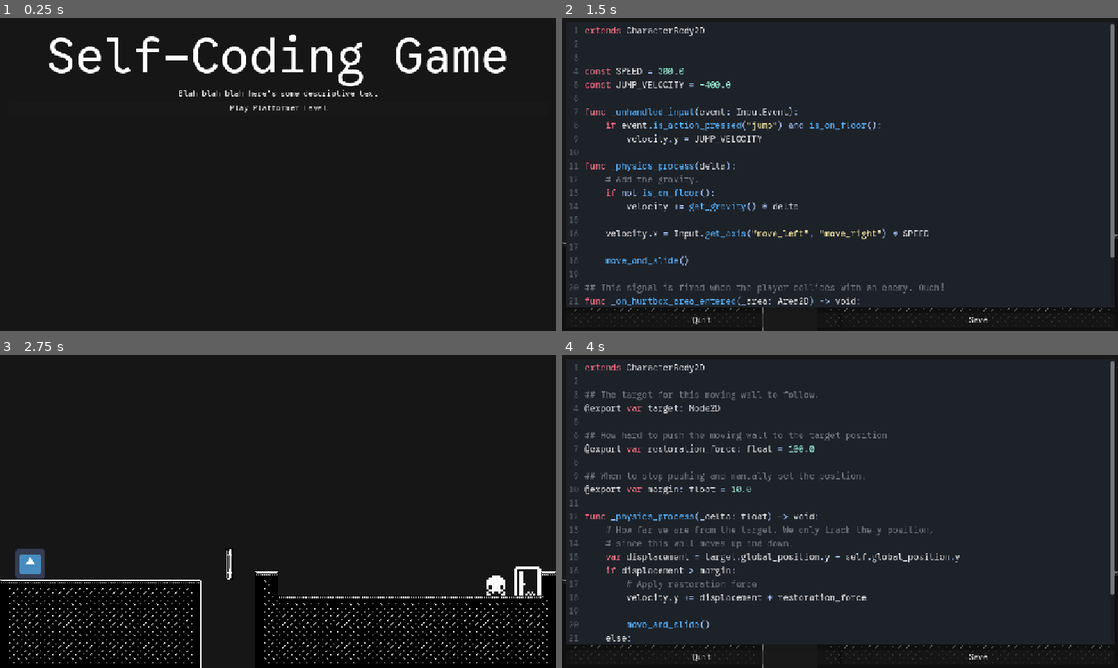
Above: before the commit, frames 1-4 (two rows, left to right).
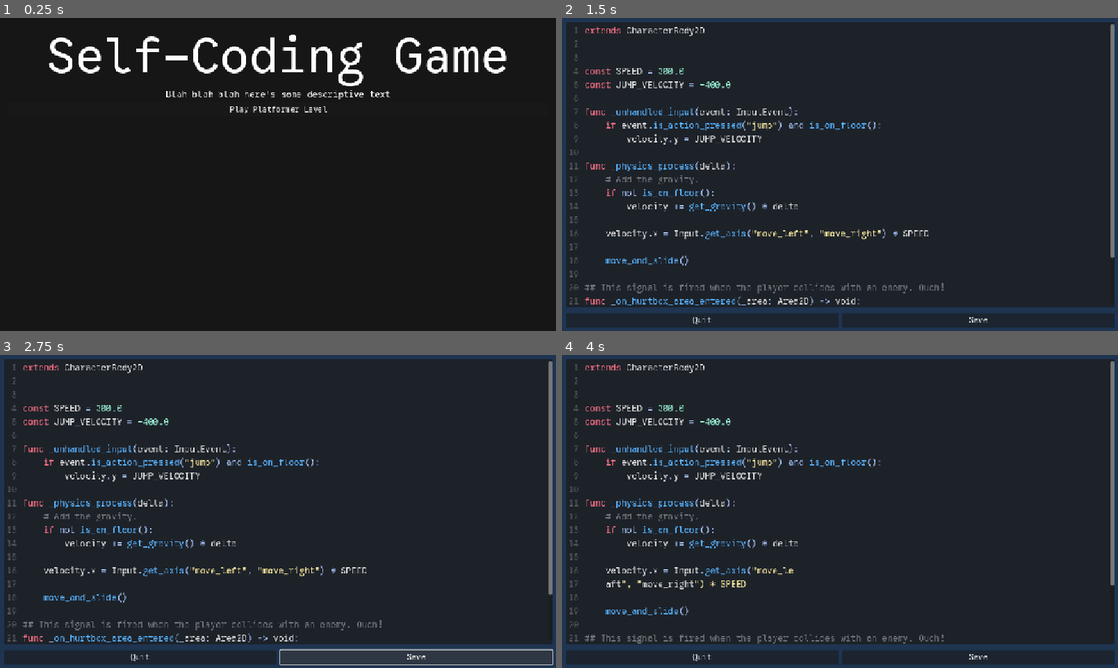
Above: after the commit, the same moments.

Repository: weedleeedle/self-coding-game-prototype
Game: Godot game, scene res://scene/title/title.tscn
Two runs of this game, one before a commit and one after it. Both use one fixed random seed, a clock stepped at 60 frames per second and the inputs below. The engine's default icon, where the game draws it, is replaced by a stand-in: a white triangle on a blue panel in a dark square.
Inputs (mouse positions are in pixels of both pictures, inside the frame that each line leads up to):
- Up to frame 1 (0.25 s): no input
- Up to frame 2 (1.5 s): click "Play Platformer Level" at 0.5 s; move the mouse to (589, 227) at 1.27 s; press the mouse at (589, 227) at 1.28 s; hold D (move_right) from 1.28 s (still down)
- Up to frame 3 (2.75 s): tap Space (jump) at 1.52 s; release D (move_right) at 2 s; release the mouse at (27, 564) at 2 s; click "Save" at 2 s
- Up to frame 4 (4 s): move the mouse to (789, 564) at 2.77 s; hold D (move_right) 2.78-3.53 s; click (789, 564) at 2.85 s; tap Enter at 3.5 s; move the mouse to (895, 442) at 3.52 s; press the mouse at (895, 442) at 3.53 s; hold A (move_left) from 3.53 s (still down)

The runs differ from the first frame. In frame 1, 0.6% of the frame differs, in the area x 29-71%, y 22-31%; in frame 2, 9.7%; in frame 3, 31%, in the area x 0-100%, y 0-100%; in frame 4, 16%.
Error after the commit: Cannot call method 'hide' on a null value. (res://components/code_editor/code_editor.gd:41)

Commit message:
Added base code for handling invalid errors
There's an inherent limitation where reloading a script with errors
*will* halt execution and run the debugger. Ideally we would like to
sandbox scripts and basically run a mini-debugger inside the game to
evaluate the code and make sure it works. This may be significantly more
challenging than I thought. There's ongoing work to stop reload() from
halting the debugger, but nothing set in stone yet...

Diff:
--- a/godot/components/code_editor/code_editor.gd
+++ b/godot/components/code_editor/code_editor.gd
@@ -1,26 +1,43 @@
 class_name CodeEditor extends PanelContainer
 
 @export var edited_script: Script:
-	get:
-		return edited_script
-	set(value):
-		set_script_in_editor(value)
-		edited_script = value
+    get:
+        return edited_script
+    set(value):
+        set_script_in_editor(value)
+        edited_script = value
 
 signal saved
 signal quit
 
 @onready var code_edit: CodeEdit = %CodeEdit
+@onready var error_descriptor: Label = %ErrorDescriptor
 
 func _ready() -> void:
-	pass
+    pass
 
 func set_script_in_editor(script: Script) -> void:
-	code_edit.text = script.source_code
+    code_edit.text = script.source_code
+
+## Tests a script with a new body of code.
+## Returns the Error enum, which is 0 if it's okay,
+func is_valid_script(script: Script, code: String) -> Error:
+    var new_script: GDScript = GDScript.new()
+    new_script.source_code = code
+    var error: Error = new_script.reload()
+    return error
 
 func _on_quit_button_pressed() -> void:
-	quit.emit()
+    quit.emit()
 
 func _on_save_button_pressed() -> void:
-	edited_script.source_code = code_edit.text
-	saved.emit()
+    var error = is_valid_script(edited_script, code_edit.text)
+    if error:
+        error_descriptor.show()
+        error_descriptor.text = "AAAAAAAAAA"
+        return
+
+    # If no error...
+    error_descriptor.hide()
+    edited_script.source_code = code_edit.text
+    saved.emit()
--- a/godot/resources/theme/global.tres
+++ b/godot/resources/theme/global.tres
@@ -1,12 +1,16 @@
-[gd_resource type="Theme" load_steps=2 format=3 uid="uid://blfpctru1ibre"]
+[gd_resource type="Theme" load_steps=3 format=3 uid="uid://blfpctru1ibre"]
 
 [ext_resource type="FontFile" uid="uid://bv2mw5flv1r1q" path="res://resources/font/GoogleSansCode-VariableFont_wght.ttf" id="1_uxvbd"]
+
+[sub_resource type="StyleBoxFlat" id="StyleBoxFlat_uxvbd"]
+bg_color = Color(0.119086, 0.205223, 0.316045, 1)
 
 [resource]
 Button/fonts/font = ExtResource("1_uxvbd")
 HeaderLarge/font_sizes/font_size = 128
-Label/font_sizes/font_size = 16
+Label/font_sizes/font_size = 18
 Label/fonts/font = ExtResource("1_uxvbd")
+PanelContainer/styles/panel = SubResource("StyleBoxFlat_uxvbd")
 TextEdit/colors/background_color = Color(0.113725, 0.133333, 0.160784, 1)
 TextEdit/colors/comment_color = Color(0.803922, 0.811765, 0.823529, 0.501961)
 TextEdit/colors/function_color = Color(0.341176, 0.701961, 1, 1)
